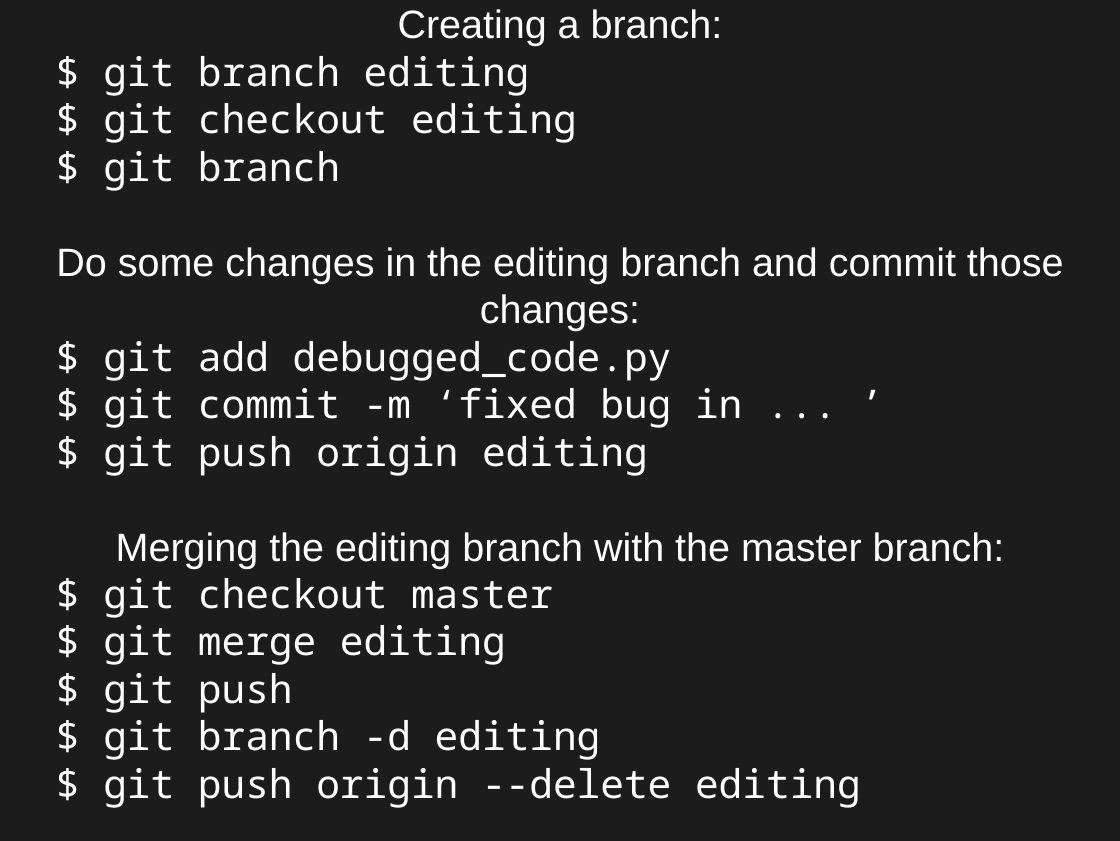
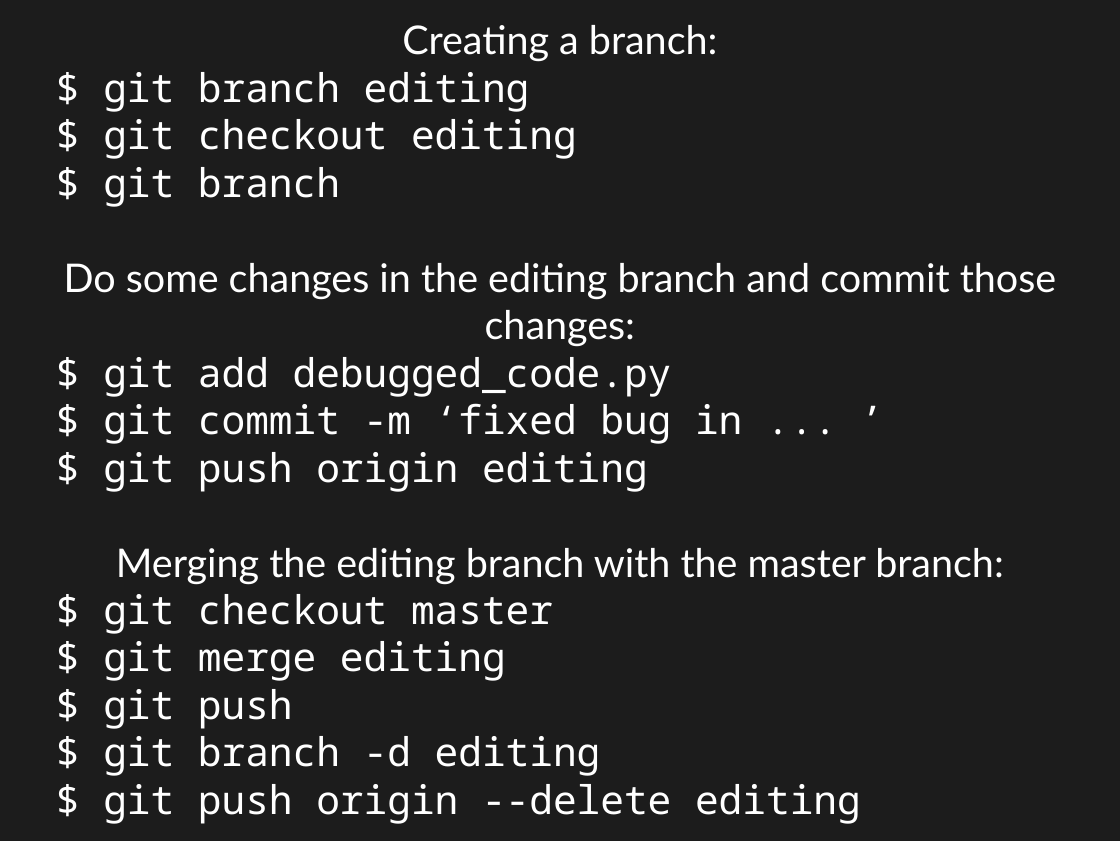
Before and after one commit to jngaravitoc/github_hands_on, a slide deck: slide 19 of git.odp. Drawn at 1120x841 pixels with LibreOffice and Linux fonts; fonts in the diff are those of the drawing. Boxes give left, top, right and bottom in pixels: in the first picture for what was removed or moved away, otherwise in the second. Text is boxed around its words. In the diff, an @@ line names an element or a change of style, - is before the commit and + after.

```diff
--- a/git.odp
+++ b/git.odp
@@ subtitle "Creating a branch:": place and size @@
-subtitle "Creating a branch:" at [56, 9, 1064, 808]
+subtitle "Creating a branch:" at [64, 25, 1057, 824]
@@ subtitle at [64, 25, 1057, 584]: font Arial to Lato in "Creating a branch:", "Do some changes in the editing branch ...", "Merging the editing branch with the master ..." @@
```
Also in this commit, not shown: 8 other slides changed, 1 other file.
